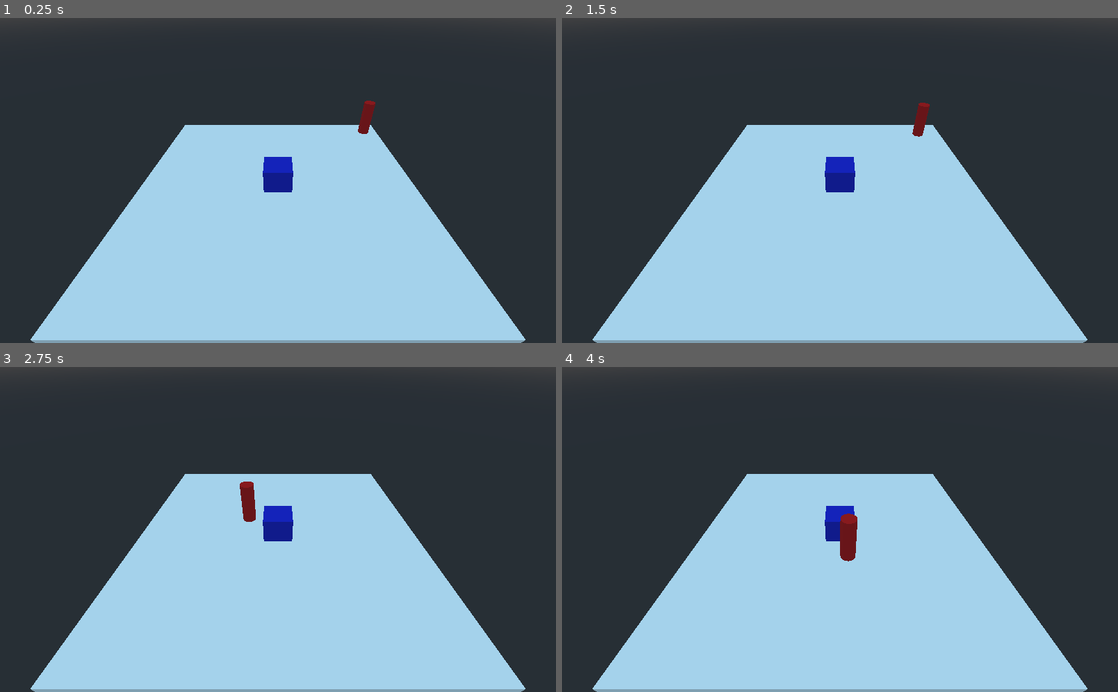
Above: before the commit, frames 1-4 (two rows, left to right).
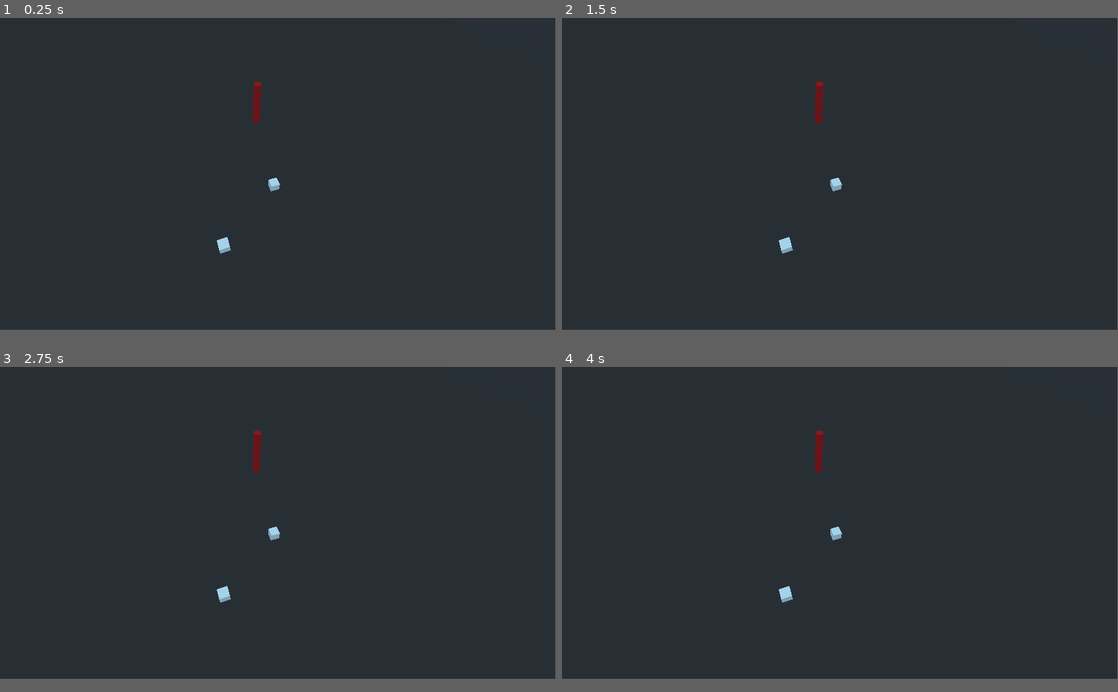
Above: after the commit, the same moments.

Repository: danreeves/keep-it-alive
Game: Godot game, scene res://entities/Game.tscn
Same seed, same stepped clock (60 frames per second), same inputs: the game is played once before the commit and once after it.
Inputs (mouse positions are in pixels of both pictures, inside the frame that each line leads up to):
- Up to frame 1 (0.25 s): no input
- Up to frame 2 (1.5 s): tap Enter at 0.5 s; move the mouse to (962, 164) at 0.52 s; click (962, 164) at 0.67 s; tap Space at 1.25 s; move the mouse to (728, 196) at 1.27 s; click (728, 196) at 1.42 s
- Up to frame 3 (2.75 s): move the mouse to (333, 458) at 2.02 s; click (333, 458) at 2.17 s
- Up to frame 4 (4 s): move the mouse to (812, 594) at 2.77 s; click (812, 594) at 2.92 s; move the mouse to (1006, 578) at 3.52 s; click (1006, 578) at 3.67 s
In our replay, the window is 800x468 before the commit and 799x449 after it. These sizes can differ from the game's own. Grey fills any space a smaller window leaves; there, only what the larger window draws over its background counts as a difference.

The runs differ from the first frame. In frame 1, 39% of the frame differs, in the area x 0-100%, y 0-100%; in frame 2, 39%; in frame 3, 39%; in frame 4, 39%.

Commit message:
picking stuff up!

Diff:
--- /dev/null
+++ b/entities/Condo.tscn
@@ -0,0 +1,5 @@
+[gd_scene load_steps=2 format=2]
+
+[ext_resource path="res://models/Condo.fbx" type="PackedScene" id=1]
+
+[node name="Condo" instance=ExtResource( 1 )]
--- a/entities/Game.tscn
+++ b/entities/Game.tscn
@@ -1,46 +1,36 @@
-[gd_scene load_steps=7 format=2]
+[gd_scene load_steps=5 format=2]
 
 [ext_resource path="res://entities/Player.tscn" type="PackedScene" id=1]
+[ext_resource path="res://entities/Condo.tscn" type="PackedScene" id=2]
+[ext_resource path="res://entities/Interactable.tscn" type="PackedScene" id=3]
 
-[sub_resource type="BoxShape" id=1]
-extents = Vector3( 10, 0.5, 10 )
-
-[sub_resource type="CubeMesh" id=2]
-size = Vector3( 20, 1, 20 )
-
-[sub_resource type="CylinderShape" id=3]
-radius = 1.5
-
-[sub_resource type="CubeMesh" id=4]
-
-[sub_resource type="SpatialMaterial" id=5]
-albedo_color = Color( 0.0980392, 0.141176, 0.788235, 1 )
+[sub_resource type="CubeMesh" id=1]
+size = Vector3( 1, 1, 1 )
 
 [node name="Game" type="Spatial"]
 
-[node name="StaticBody" type="StaticBody" parent="."]
+[node name="Camera" type="Camera" parent="."]
+transform = Transform( 0.92394, 0.237822, -0.299627, 0.107007, 0.591313, 0.799311, 0.367267, -0.770578, 0.520889, 0, 21.8161, 17.6135 )
+far = 299.9
+
+[node name="Player" parent="." instance=ExtResource( 1 )]
+transform = Transform( 1, 0, 0, 0, 1, 0, 0, 0, 1, 8.689, 0, -6.433 )
+
+[node name="Condo" parent="." instance=ExtResource( 2 )]
+transform = Transform( 1, 0, 0, 0, 1, 0, 0, 0, 1, 13.335, 0, 5.27 )
+
+[node name="Interactable1" parent="." instance=ExtResource( 3 )]
+transform = Transform( 1, 0, 0, 0, 1, 0, 0, 0, 1, 0, 0, 10 )
+
+[node name="MeshInstance" type="MeshInstance" parent="Interactable1"]
 transform = Transform( 1, 0, 0, 0, 1, 0, 0, 0, 1, 0, 0.5, 0 )
-
-[node name="CollisionShape" type="CollisionShape" parent="StaticBody"]
-shape = SubResource( 1 )
-
-[node name="MeshInstance" type="MeshInstance" parent="StaticBody"]
-mesh = SubResource( 2 )
+mesh = SubResource( 1 )
 material/0 = null
 
-[node name="Camera" type="Camera" parent="."]
-transform = Transform( 1, 0, 0, 0, 0.78326, 0.621695, 0, -0.621695, 0.78326, 0, 11.8707, 13.3322 )
-far = 299.9
+[node name="Interactable2" parent="." instance=ExtResource( 3 )]
+transform = Transform( 1, 0, 0, 0, 1, 0, 0, 0, 1, 7, 0, 5 )
 
-[node name="KinematicBody" parent="." instance=ExtResource( 1 )]
-transform = Transform( 1, 0, 0, 0, 1, 0, 0, 0, 1, 8.68948, 2.5, -8.41002 )
-
-[node name="StaticBody2" type="StaticBody" parent="."]
-transform = Transform( 1, 0, 0, 0, 1, 0, 0, 0, 1, 0, 1.71869, 0 )
-
-[node name="CollisionShape" type="CollisionShape" parent="StaticBody2"]
-shape = SubResource( 3 )
-
-[node name="MeshInstance" type="MeshInstance" parent="StaticBody2"]
-mesh = SubResource( 4 )
-material/0 = SubResource( 5 )
+[node name="MeshInstance" type="MeshInstance" parent="Interactable2"]
+transform = Transform( 1, 0, 0, 0, 1, 0, 0, 0, 1, 0, 0.5, 0 )
+mesh = SubResource( 1 )
+material/0 = null
--- /dev/null
+++ b/entities/Interactable.gd
@@ -0,0 +1,60 @@
+extends Area
+
+var ray_length = 1000
+
+var picking_up = false
+var is_colliding = false
+
+var world = null
+var player = null
+var camera = null
+
+func _ready() -> void:
+	world = get_parent()
+	player = world.find_node("Player")
+	camera = world.find_node("Camera")
+
+func _process(delta: float) -> void:
+	if picking_up and is_colliding and not is_picked_up():
+		if not player.is_holding_item:
+			call_deferred("reparent", self, player)
+		else:
+			picking_up = false
+	if not picking_up and is_picked_up():
+		call_deferred("reparent", self, world)
+		is_colliding = true
+
+func _input(event):
+	if event is InputEventMouseButton:
+		if event.is_pressed():
+			if event.button_index == 2:
+				var from = camera.project_ray_origin(event.position)
+				var to = from + camera.project_ray_normal(event.position) * ray_length
+				var collide_with_bodies = false
+				var collide_with_area = true
+				var collision = get_world().direct_space_state.intersect_ray(from, to, [], 0x7FFFFFFF, collide_with_bodies, collide_with_area)
+				if not collision.empty():
+					if collision.collider == self:
+						picking_up = not is_picked_up()
+
+func is_picked_up() -> bool:
+	return get_parent() == player
+
+func reparent(node, new_parent):
+	node.get_parent().remove_child(node)
+	new_parent.add_child(node)
+	if new_parent == world:
+		node.translation = player.translation + Vector3(1,2,0)
+		node.translation.y = 0
+		player.drop()
+	else:
+		node.translation = Vector3(1,2,0)
+		player.pickup()
+
+func _on_Area_body_entered(body: Node) -> void:
+	if body == player:
+		is_colliding = true
+
+func _on_Area_body_exited(body: Node) -> void:
+	if body == player:
+		is_colliding = false
--- /dev/null
+++ b/entities/Interactable.tscn
@@ -0,0 +1,14 @@
+[gd_scene load_steps=3 format=2]
+
+[ext_resource path="res://entities/Interactable.gd" type="Script" id=1]
+
+[sub_resource type="CylinderShape" id=1]
+
+[node name="Interactable" type="Area"]
+script = ExtResource( 1 )
+
+[node name="CollisionShape" type="CollisionShape" parent="."]
+transform = Transform( 1, 0, 0, 0, 1, 0, 0, 0, 1, 0, 1, 0 )
+shape = SubResource( 1 )
+[connection signal="body_entered" from="." to="." method="_on_Area_body_entered"]
+[connection signal="body_exited" from="." to="." method="_on_Area_body_exited"]
--- a/entities/Player.gd
+++ b/entities/Player.gd
@@ -3,6 +3,7 @@
 
 var go_to = null
 var path_colliders = []
+var is_holding_item = false
 
 func _ready() -> void:
 	pass
@@ -16,8 +17,8 @@
 func _process(delta: float) -> void:
 	if go_to:
 		var move = (go_to - get_translation())
-		print(move.length())
-		move_and_slide(move * 50 * delta)
+		# @TODO: maybe has a minimum speed
+		var linear_velocity = move_and_slide(move * 50 * delta)
 
 func _input(event):
 	if event is InputEventMouseButton:
@@ -29,7 +30,6 @@
 			if not collision.empty():
 				go_to = collision.position
 				go_to.y = 0
-
 
 				# Clean up old areas
 				for enemy in get_tree().get_nodes_in_group("pathing-colliders"):
@@ -46,3 +46,9 @@
 				area.add_to_group("pathing-colliders")
 				get_parent().add_child(area)
 				area.connect("body_entered", self, "_path_collision", [area])
+
+func pickup():
+	is_holding_item = true
+
+func drop():
+	is_holding_item = false
--- a/entities/Player.tscn
+++ b/entities/Player.tscn
@@ -4,21 +4,21 @@
 
 [sub_resource type="CylinderShape" id=1]
 radius = 0.5
-height = 3.0
+height = 6.0
 
 [sub_resource type="CylinderMesh" id=2]
 top_radius = 0.5
 bottom_radius = 0.5
-height = 3.0
+height = 6.0
 
 [sub_resource type="SpatialMaterial" id=3]
 albedo_color = Color( 0.827451, 0.0784314, 0.0784314, 1 )
 
-[node name="KinematicBody" type="KinematicBody"]
-transform = Transform( 1, 0, 0, 0, 1, 0, 0, 0, 1, 0, 1.5, 0 )
+[node name="Player" type="KinematicBody"]
 script = ExtResource( 1 )
 
 [node name="CollisionShape" type="CollisionShape" parent="."]
+transform = Transform( 1, 0, 0, 0, 1, 0, 0, 0, 1, 0, 3, 0 )
 shape = SubResource( 1 )
 
 [node name="MeshInstance" type="MeshInstance" parent="CollisionShape"]
--- a/project.godot
+++ b/project.godot
@@ -21,6 +21,8 @@
 
 [display]
 
+window/size/width=1920
+window/size/height=1080
 window/dpi/allow_hidpi=true
 
 [rendering]
--- a/tools/importer.gd
+++ b/tools/importer.gd
@@ -4,14 +4,12 @@
 # This sample changes all node names
 
 # Called right after the scene is imported and gets the root node
-func postimport(scene):
-	# Change all node names to "modified[oldnodename]"
+func post_import(scene):
 	iterate(scene)
 	return scene # Remember to return the imported scene
 
 func iterate(node: Node):
 	if node != null:
-		print_debug(node)
 		if node is MeshInstance && "-col" in node.get_parent().name:
 			print(node.name + " " + node.get_parent().name)
 			var collider = node.create_trimesh_collision()
